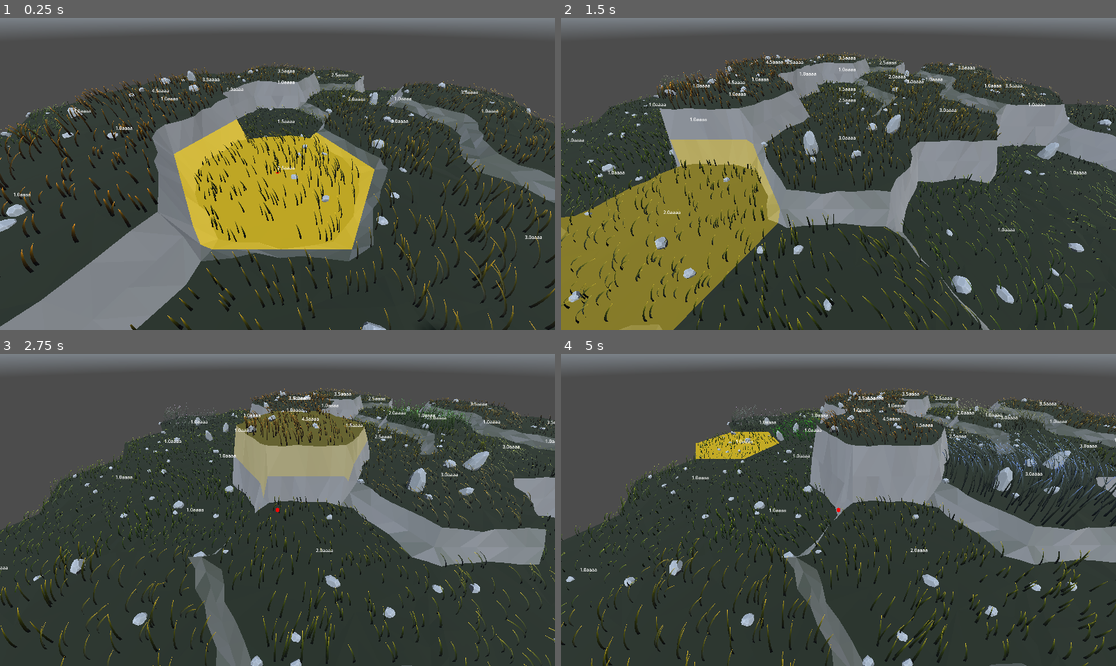
Above: before the commit, frames 1-4 (two rows, left to right).
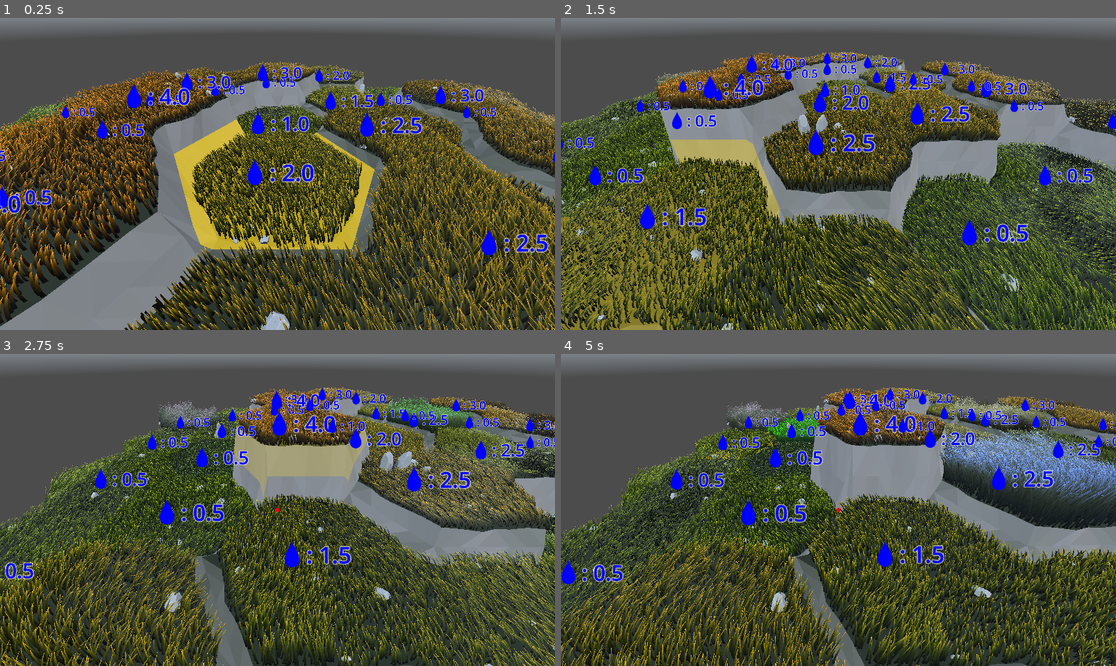
Above: after the commit, the same moments.

Repository: vincentwoelfer/hex
Game: Godot game, scene res://scenes/dev/MapGeneration.tscn
Same seed, same stepped clock (60 frames per second), same inputs: the game is played once before the commit and once after it. A sky picture missing from this copy of the repository is replaced by a grey-blue gradient.
Inputs (mouse positions are in pixels of both pictures, inside the frame that each line leads up to):
- Up to frame 1 (0.25 s): no input
- Up to frame 2 (1.5 s): move the mouse to (960, 158) at 0.52 s; hold S (move_cam_backward) 0.53-1.28 s; move the mouse to (727, 189) at 1.27 s; tap W (move_cam_forward) at 1.35 s
- Up to frame 3 (2.75 s): move the mouse to (333, 441) at 2.02 s; hold A (move_cam_left) from 2.03 s (still down)
- Up to frame 4 (5 s): move the mouse to (810, 572) at 2.77 s; release A (move_cam_left) at 2.78 s; tap D (move_cam_right) at 2.85 s; move the mouse to (1005, 556) at 3.52 s; hold Q (rotate_cam_left) 3.53-4.28 s; move the mouse to (672, 463) at 4.27 s; tap E (rotate_cam_right) at 4.35 s

The runs differ from the first frame. In frame 1, 50% of the frame differs, in the area x 0-100%, y 14-100%; in frame 2, 49%; in frame 3, 46%; in frame 4, 50%, in the area x 0-100%, y 10-100%.

Commit message:
RichTextLabels with centering, color and image

Diff:
--- /dev/null
+++ b/assets/icons/apple.svg
@@ -0,0 +1,16 @@
+<svg width="100" height="100" viewBox="0 0 100 100" xmlns="http://www.w3.org/2000/svg">
+  <path d="M50 30
+           C55 20, 70 20, 75 30
+           C80 40, 70 60, 50 60
+           C30 60, 20 40, 25 30
+           C30 20, 45 20, 50 30 Z"
+        fill="white"
+        stroke="black"
+        stroke-width="2"/>
+  <path d="M50 25
+           C48 20, 52 10, 60 15
+           C55 20, 50 25, 50 25 Z"
+        fill="white"
+        stroke="black"
+        stroke-width="2"/>
+</svg>
--- /dev/null
+++ b/assets/icons/raindrop.svg
@@ -0,0 +1,4 @@
+<svg width="100" height="100" viewBox="0 0 100 100" xmlns="http://www.w3.org/2000/svg">
+  <path d="M50 10 C45 25, 30 40, 30 60 A20 20 0 0 0 70 60 C70 40, 55 25, 50 10 Z"
+        stroke="black" stroke-width="2" fill="white"/>
+</svg>
--- a/project.godot
+++ b/project.godot
@@ -16,7 +16,7 @@
 run/max_fps=500
 boot_splash/show_image=false
 boot_splash/image="res://assets/splash.png"
-config/icon="res://assets/icon.png"
+config/icon="res://assets/icons/gameart_icon.png"
 
 [autoload]
 
--- a/scenes/dev/HexGeometryTest.tscn
+++ b/scenes/dev/HexGeometryTest.tscn
@@ -32,3 +32,4 @@
 core_circle_smooth_strength = 0.5
 extra_verts_per_side = 2
 extra_verts_per_center = 4
+grass_density = 0.8
--- a/scenes/dev/MapGeneration.tscn
+++ b/scenes/dev/MapGeneration.tscn
@@ -17,7 +17,6 @@
 
 [node name="Camera3D" type="Camera3D" parent="."]
 transform = Transform3D(1, 0, 0, 0, 0.707107, 0.707107, 0, -0.707107, 0.707107, 0, 8, 6)
-visible = false
 attributes = SubResource("CameraAttributesPractical_t12eh")
 current = true
 fov = 80.0
@@ -39,7 +38,7 @@
 core_circle_smooth_strength = 0.35
 extra_verts_per_side = 5
 extra_verts_per_center = 5
-grass_density = 0.2
+grass_density = 0.8
 
 [node name="MapGeneration" type="Node3D" parent="."]
 transform = Transform3D(1, 0, 0, 0, 1, 0, 0, 0, 1, 0, 0.5, 0)
--- a/src/autoload/HexConst.gd
+++ b/src/autoload/HexConst.gd
@@ -33,7 +33,7 @@
 var extra_verts_per_center := 0
 
 
-# NOT HEX CONST
+# NOT HEX CONST - here for editing in edior and hex-geom regeneration triggering
 var grass_density := 1.0
 
 # ========================================================
--- a/src/tile/HexGeometry.gd
+++ b/src/tile/HexGeometry.gd
@@ -17,7 +17,7 @@
 var rockObjects: Array[ArrayMesh]
 var grassMultiMesh: MultiMeshInstance3D
 
-var label := Label.new()
+var label := RichTextLabel.new()
 
 class AdjacentHex:
 	var height: int
@@ -48,6 +48,7 @@
 
 	# Create Grass Multimesh
 	grassMultiMesh = MultiMeshInstance3D.new()
+	grassMultiMesh.name = 'GrassMultiMesh'
 	grassMultiMesh.cast_shadow = GeometryInstance3D.SHADOW_CASTING_SETTING_OFF
 	grassMultiMesh.material_override = GRASS_MAT
 	grassMultiMesh.extra_cull_margin = 1.0
@@ -64,8 +65,12 @@
 
 func create_grass_multimesh() -> MultiMesh:
 	var density_1d: int = ceil(HexConst.inner_radius * lerpf(0.0, 20.0, HexConst.grass_density));
+	var num_blades_total: int = round(density_1d * density_1d)
+
 	# Reduce in editor
-	var num_blades_total: int = density_1d * density_1d if not Engine.is_editor_hint() else round(density_1d * density_1d * 0.2)
+	if Engine.is_editor_hint():
+		var in_editor_density_reduction := 0.1
+		num_blades_total = round(density_1d * density_1d * in_editor_density_reduction)
 
 	var multimesh := MultiMesh.new()
 	multimesh.mesh = GRASS_MESH_HIGH
@@ -98,13 +103,44 @@
 	### TODO LABEL
 	#var pos_3d_local: Vector3 = Vector3(0, height * HexConst.height + 0.5, 0)
 	#var pos_3d_global: Vector3 = global_transform * pos_3d_local
-	var pos_3d_global: Vector3 = global_position + Vector3(0.0, 0.5, 0.0)
-
-	#label.push_color(Color.RED)
-	label.text = str(pos_3d_global.y) + str('aaaa')
+	var pos_3d_global: Vector3 = global_position + Vector3(0.0, 0.1, 0.0)
+
 	label.position = get_viewport().get_camera_3d().unproject_position(pos_3d_global)
 	label.visible = not get_viewport().get_camera_3d().is_position_behind(pos_3d_global)
 
+	label.bbcode_enabled = true
+	label.fit_content = true
+	label.autowrap_mode = TextServer.AUTOWRAP_OFF
+	label.scroll_active = false
+
+	label.clear()
+	label.text = ""
+	label.append_text('[center]')
+	label.push_font_size(80)
+	label.push_color(Color.BLUE)
+	label.push_outline_color(Color(1, 1, 1, 0.5))
+	label.push_outline_size(16)
+
+	label.append_text('[img color=#0000ff]res://assets/icons/raindrop.png[/img]: ')
+	label.append_text(str(global_position.y))
+
+	label.pop_all()
+
+	# IMAGES
+	#+ '[img=80]res://assets/icon.png[/img]!' \
+
+	#label.set_size(label.get_theme_font('normal_font').get_string_size(label.text))
+
+	## Camera Distance
+	var cam := get_viewport().get_camera_3d()
+	var dist: float = cam.global_position.distance_to(pos_3d_global)
+	dist = clampf(dist, 10.0, 25.0)
+	var label_scale: float = remap(dist, 10.0, 25.0, 1.0, 0.5)
+	label_scale = clampf(label_scale, 0.5, 1.0)
+
+	label.scale = Vector2.ONE * label_scale
+
+	label.position -= Vector2(label.size * 0.5 * label_scale)
 
 # tween value automatically gets passed into this function
 func set_shader_value(value: Variant, key: String) -> void:
Not shown, added: assets/icons/apple.svg.import
Renamed: assets/icon.png -> assets/icons/gameart_icon.png
Not shown, added: assets/icons/gameart_icon.png.import
Binary file added: assets/icons/raindrop.png
Not shown, changed: assets/icons/raindrop.png.import
Not shown, added: assets/icons/raindrop.svg.import
